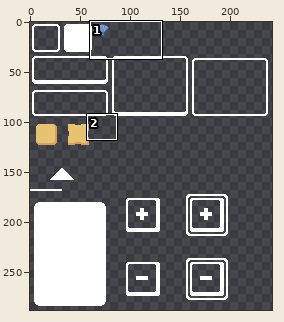
A pixel-art file gets an edit: gmtk-2026/assets/sprites/UI.aseprite. The picture above shows the old version from afar; the outline marks the close-up.
Close-up. Before the edit:
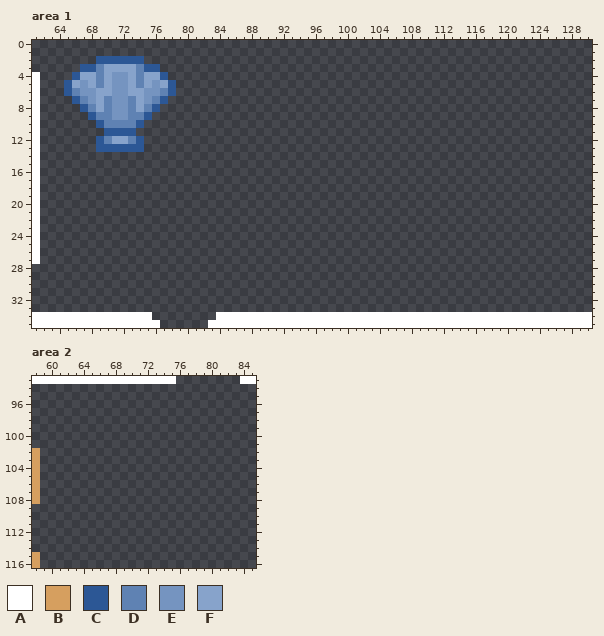
256x320 pixels, 1 frame. Shown: area 1: x 61..130, y 0..35; area 2: x 58..85, y 93..116. The wide view leaves out empty margins.
Palette (. is transparent): A #ffffff  B #d69f5f  C #2c5795  D #5f82b3  E #7594c0  F #87a3cb
Pixels before, area 1 (only the part around the change), first column x 61:
 0 ......................................................................
 1 ......................................................................
 2 ........CCCCCC........................................................
 3 ......CCDFFFFDCC......................................................
 4 A....CFFDFEEFDFFC.....................................................
 5 A...CFEFDFEEFDFEFC....................................................
 6 A...CDEEFFEEFFEEDC....................................................
 7 A....CDEFDEEDFEDC.....................................................
 8 A.....CDFDEEDFDC......................................................
 9 A......CDDEEDDC.......................................................
10 A.......CDDDDC........................................................
11 A........CCCC.........................................................
12 A.......CDFFDC........................................................
13 A.......CCCCCC........................................................
14 A.....................................................................
15 A.....................................................................
16 A.....................................................................
17 A.....................................................................
18 A.....................................................................
19 A.....................................................................
20 A.....................................................................
21 A.....................................................................
22 A.....................................................................
23 A.....................................................................
24 A.....................................................................
25 A.....................................................................
26 A.....................................................................
27 A.....................................................................
28 ......................................................................
29 ......................................................................
30 ......................................................................
31 ......................................................................
32 ......................................................................
33 ......................................................................
34 AAAAAAAAAAAAAAA........AAAAAAAAAAAAAAAAAAAAAAAAAAAAAAAAAAAAAAAAAAAAAAA
35 AAAAAAAAAAAAAAAA......AAAAAAAAAAAAAAAAAAAAAAAAAAAAAAAAAAAAAAAAAAAAAAAA
Pixels before, area 2, first column x 58:
 93 AAAAAAAAAAAAAAAAAA........AA
 94 ............................
 95 ............................
 96 ............................
 97 ............................
 98 ............................
 99 ............................
100 ............................
101 ............................
102 B...........................
103 B...........................
104 B...........................
105 B...........................
106 B...........................
107 B...........................
108 B...........................
109 ............................
110 ............................
111 ............................
112 ............................
113 ............................
114 ............................
115 B...........................
116 B...........................
After:
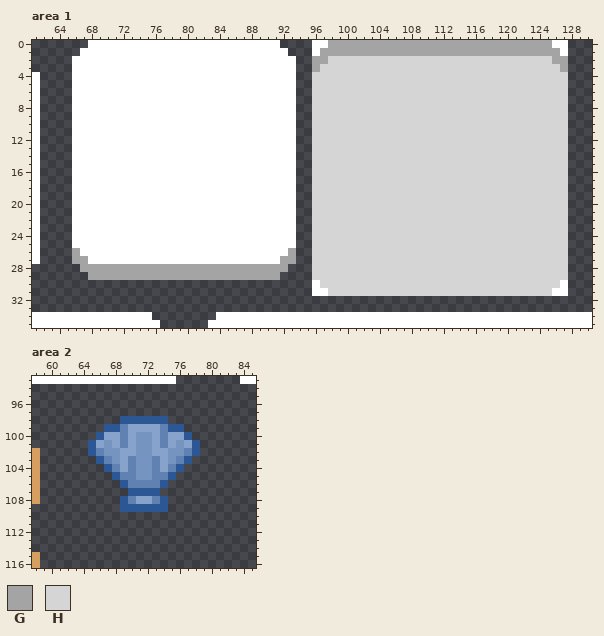
Colours new in this view: G #a4a4a4  H #d5d5d5
Diff:
Area 1, layer "UI":
The author put colour A in row 0 at x 68 to 91, 96 to 97 and 126 to 127; in row 1 at x 67 to 92, 96 and 127; in row 2 at x 66 to 68 and 75 to 93; in row 3 at x 66 and 77 to 93; in row 4 at x 78 to 93; in rows 5 to 6 at x 79 to 93.
The author put colour A in row 7 at x 78 to 93; in row 8 at x 66 and 77 to 93; in row 9 at x 66 to 67 and 76 to 93; in row 10 at x 66 to 68 and 75 to 93; in row 11 at x 66 to 69 and 74 to 93; in rows 12 to 13 at x 66 to 68 and 75 to 93.
The author put colour A in rows 14 to 25 at x 66 to 93; in row 26 at x 67 to 92; in row 27 at x 68 to 91; in row 30 at x 96 and 127; in row 31 at x 96 to 97 and 126 to 127.
Colour C becomes colour A in row 2 at x 69 to 74; in row 3 at x 67 to 68 and 75 to 76; in row 4 at x 66 and 77; in rows 5 to 6 at x 78; in row 7 at x 66 and 77; in row 8 at x 67 and 76.
Colour C becomes colour A in row 9 at x 68 and 75; in row 10 at x 69 and 74; in row 11 at x 70 to 73; in row 12 at x 69 and 74; in row 13 at x 69 to 74.
Colour D becomes colour A in rows 3 to 5 at x 69 and 74; in row 6 at x 66 and 77; in row 7 at x 67, 70, 73 and 76; in row 8 at x 68, 70, 73 and 75; in row 9 at x 69 to 70 and 73 to 74; in row 10 at x 70 to 73.
Colour D becomes colour A in row 12 at x 70 and 73.
Colour E becomes colour A in row 4 at x 71 to 72; in row 5 at x 67, 71 to 72 and 76; in row 6 at x 67 to 68, 71 to 72 and 75 to 76; in row 7 at x 68, 71 to 72 and 75; in rows 8 to 9 at x 71 to 72.
Colour F becomes colour A in row 3 at x 70 to 73; in row 4 at x 67 to 68, 70, 73 and 75 to 76; in row 5 at x 66, 68, 70, 73, 75 and 77; in row 6 at x 69 to 70 and 73 to 74; in rows 7 to 8 at x 69 and 74; in row 12 at x 71 to 72.
The author put colour G in row 0 at x 98 to 125; in row 1 at x 97 to 126; in row 2 at x 96 to 97 and 126 to 127; in row 3 at x 96 and 127; in row 26 at x 66 and 93; in row 27 at x 66 to 67 and 92 to 93.
The author put colour G in row 28 at x 67 to 92; in row 29 at x 68 to 91.
The author put colour H in row 2 at x 98 to 125; in row 3 at x 97 to 126; in rows 4 to 29 at x 96 to 127; in row 30 at x 97 to 126; in row 31 at x 98 to 125.
The edit erases colour C in rows 5 to 6 at x 65.
Area 2, layer "UI":
The author put colour C in row 98 at x 69 to 74; in row 99 at x 67 to 68 and 75 to 76; in row 100 at x 66 and 77; in rows 101 to 102 at x 65 and 78; in row 103 at x 66 and 77; in row 104 at x 67 and 76.
The author put colour C in row 105 at x 68 and 75; in row 106 at x 69 and 74; in row 107 at x 70 to 73; in row 108 at x 69 and 74; in row 109 at x 69 to 74.
The author put colour D in rows 99 to 101 at x 69 and 74; in row 102 at x 66 and 77; in row 103 at x 67, 70, 73 and 76; in row 104 at x 68, 70, 73 and 75; in row 105 at x 69 to 70 and 73 to 74; in row 106 at x 70 to 73.
The author put colour D in row 108 at x 70 and 73.
The author put colour E in row 100 at x 71 to 72; in row 101 at x 67, 71 to 72 and 76; in row 102 at x 67 to 68, 71 to 72 and 75 to 76; in row 103 at x 68, 71 to 72 and 75; in rows 104 to 105 at x 71 to 72.
The author put colour F in row 99 at x 70 to 73; in row 100 at x 67 to 68, 70, 73 and 75 to 76; in row 101 at x 66, 68, 70, 73, 75 and 77; in row 102 at x 69 to 70 and 73 to 74; in rows 103 to 104 at x 69 and 74; in row 108 at x 71 to 72.
Changed places in both close-ups, as pixel boxes (x1, y1, x2, y2):
changed: (64, 40, 568, 296)
added: (88, 416, 200, 512)
